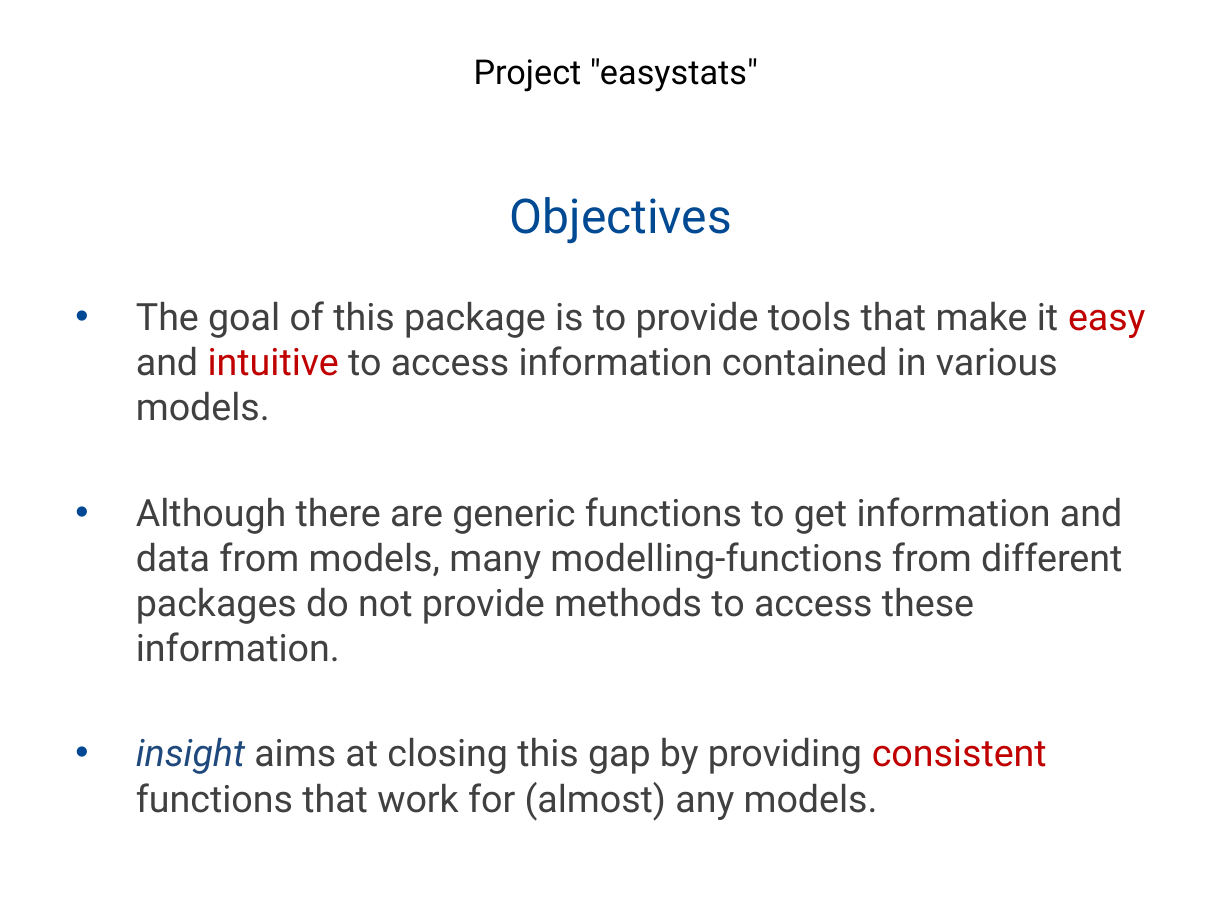
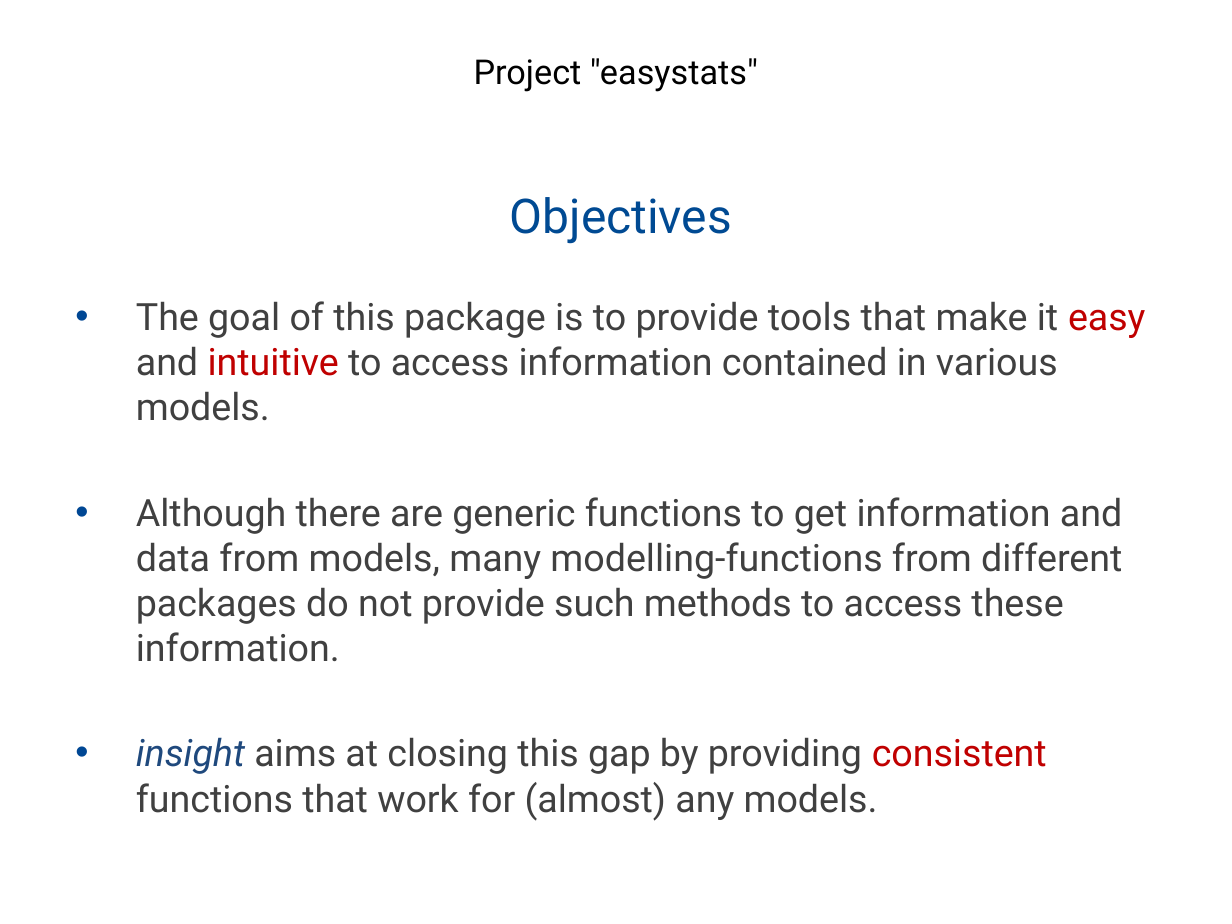
Before and after one commit to easystats/easystats, a slide deck: slide 16 of presentations/2019-02_Hamburg_RUG/1902 Hamburg RUG easystats.pptx. Drawn at 1232x924 pixels with LibreOffice and Linux fonts; fonts in the diff are those of the drawing; background and template pictures are left out. Boxes give left, top, right and bottom in pixels: in the first picture for what was removed or moved away, otherwise in the second. Text is boxed around its words. In the diff, an @@ line names an element or a change of style, - is before the commit and + after.

Commit message:
update slides

```diff
--- a/presentations/2019-02_Hamburg_RUG/1902 Hamburg RUG easystats.pptx
+++ b/presentations/2019-02_Hamburg_RUG/1902 Hamburg RUG easystats.pptx
@@ text at <box>136,497,1122,662</box>: text changed @@
-• Although there are generic functions to get information and data from models, many modelling-functions from different packages do not provide methods to access these information.
+• Although there are generic functions to get information and data from models, many modelling-functions from different packages do not provide such methods to access these information.
```
Also in this commit, not shown: 2 other slides changed, 1 other file.
